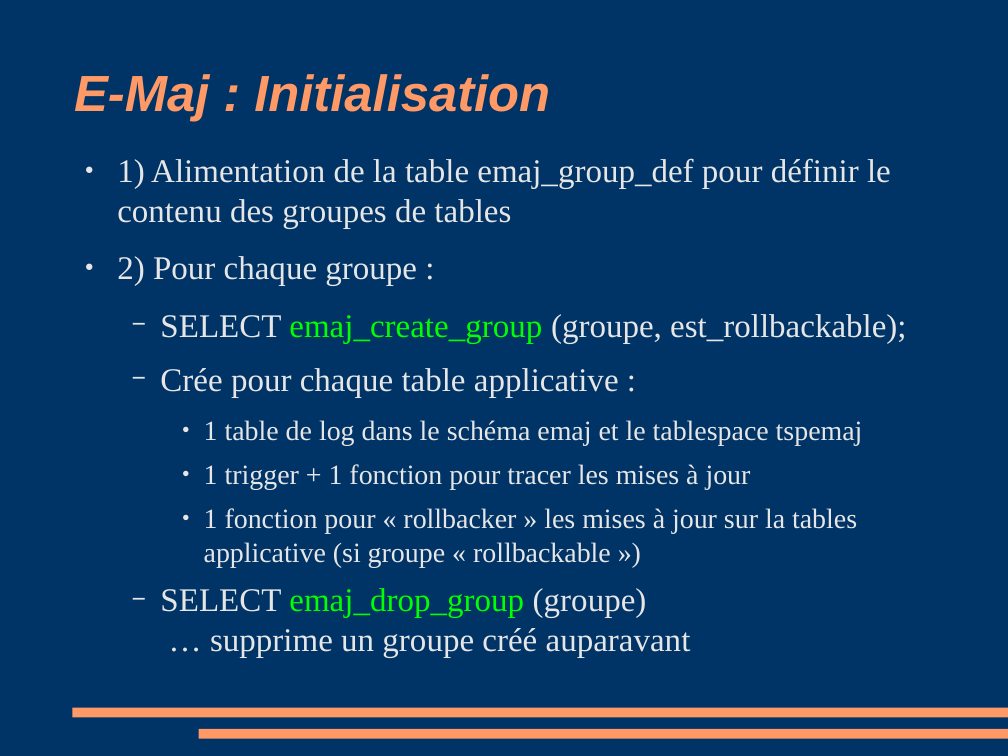
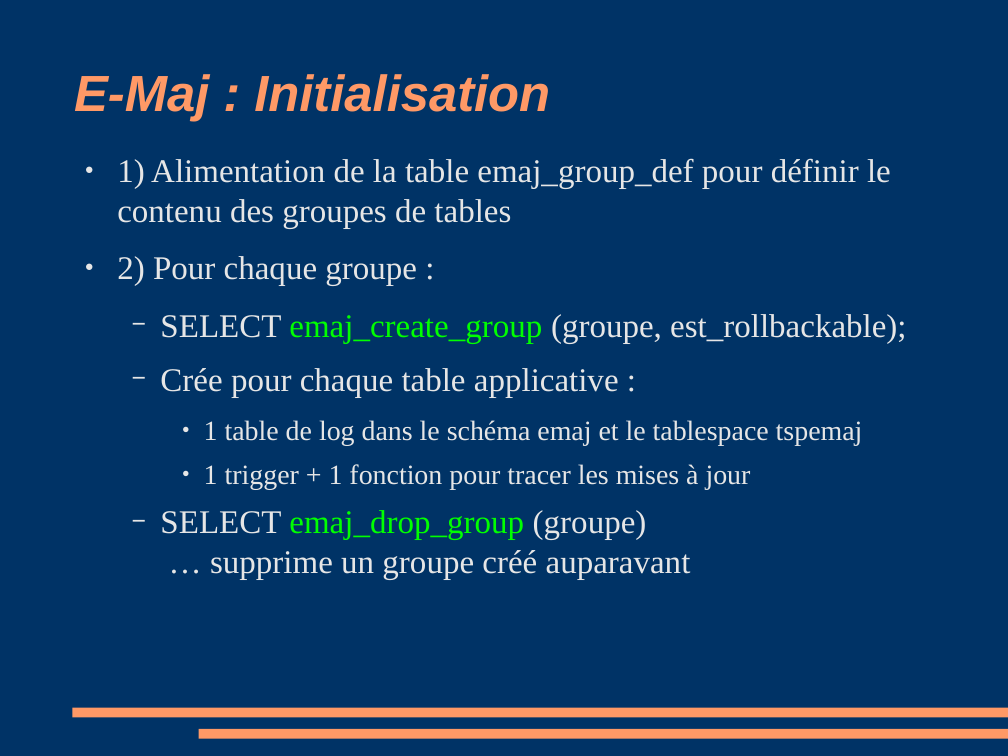
Before and after one commit to beaud76/emaj_doc, a slide deck: slide 10 of Emaj_pres_fr.odp. Drawn at 1008x756 pixels with LibreOffice and Linux fonts; fonts in the diff are those of the drawing. Boxes give left, top, right and bottom in pixels: in the first picture for what was removed or moved away, otherwise in the second. Text is boxed around its words. In the diff, an @@ line names an element or a change of style, - is before the commit and + after.

```diff
--- a/Emaj_pres_fr.odp
+++ b/Emaj_pres_fr.odp
@@ text at <box>204,508,857,568</box>: paragraph removed @@
-    ● 1 fonction pour « rollbacker » les mises à jour sur la tables applicative (si groupe « rollbackable »)
```
Also in this commit, not shown: 17 other slides changed, 4 slides added, 2 slides removed, 3 other files.
